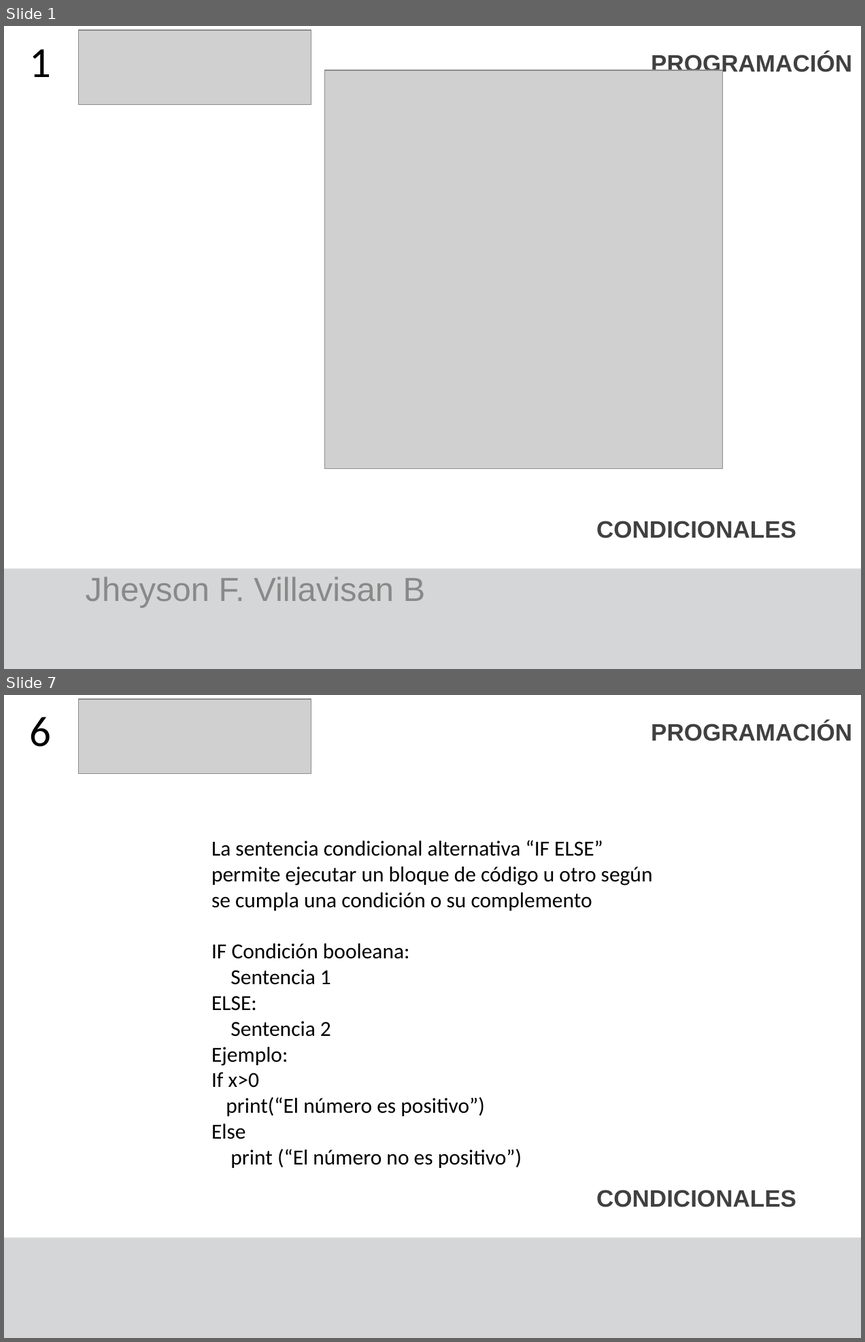
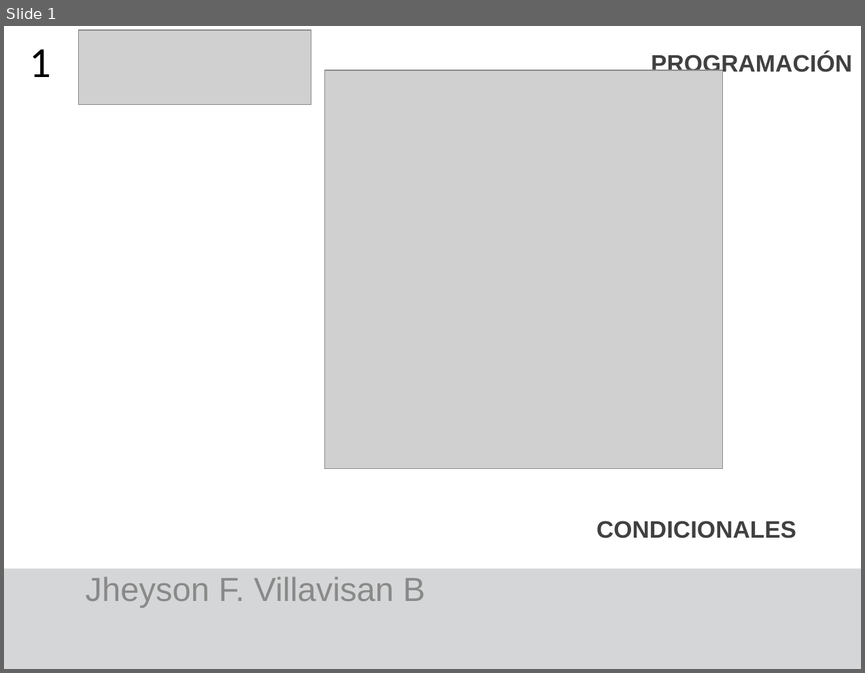
Before and after one commit to F4bian1012/Intro_Programacion, a slide deck: Sesion_10/Condicionales y ciclos.pptx. Shown one above the other, each under a label of ours: slides 1 and 7 before the commit, slide 1 after it; the slides between them are not shown. The pictures are 865x1342 and 865x673 pixels, drawn with LibreOffice and Linux fonts; fonts in the diff are those of the drawing; grey boxes stand for pictures. Boxes give left, top, right and bottom in pixels: in the first picture for what was removed or moved away, otherwise in the second. Text is boxed around its words. In the diff, an @@ line names an element or a change of style, - is before the commit and + after.

```diff
--- a/Sesion_10/Condicionales y ciclos.pptx
+++ b/Sesion_10/Condicionales y ciclos.pptx
@@ slide 7 removed at box(4, 695, 861, 1338), background #FFFFFF; not listed: 1 template element that a slide beside it also shows @@
@@ picture removed at box(79, 699, 311, 774) @@
@@ title removed at box(30, 717, 52, 747) @@
-6
@@ text removed at box(651, 722, 852, 741) @@
-PROGRAMACIÓN
@@ text removed at box(211, 840, 653, 1168) @@
-La sentencia condicional alternativa “IF ELSE” permite ejecutar un bloque de código u otro según se cumpla una condición o su complemento
-IF Condición booleana:
-Sentencia 1
-ELSE:
-Sentencia 2
-Ejemplo:
-If x>0
-print(“El número es positivo”)
-Else
-print (“El número no es positivo”)
@@ text removed at box(596, 1189, 796, 1207) @@
-CONDICIONALES
```
Also in this commit, not shown: 5 slides changed, 1 slide added, 21 other slides removed, 9 other files.
